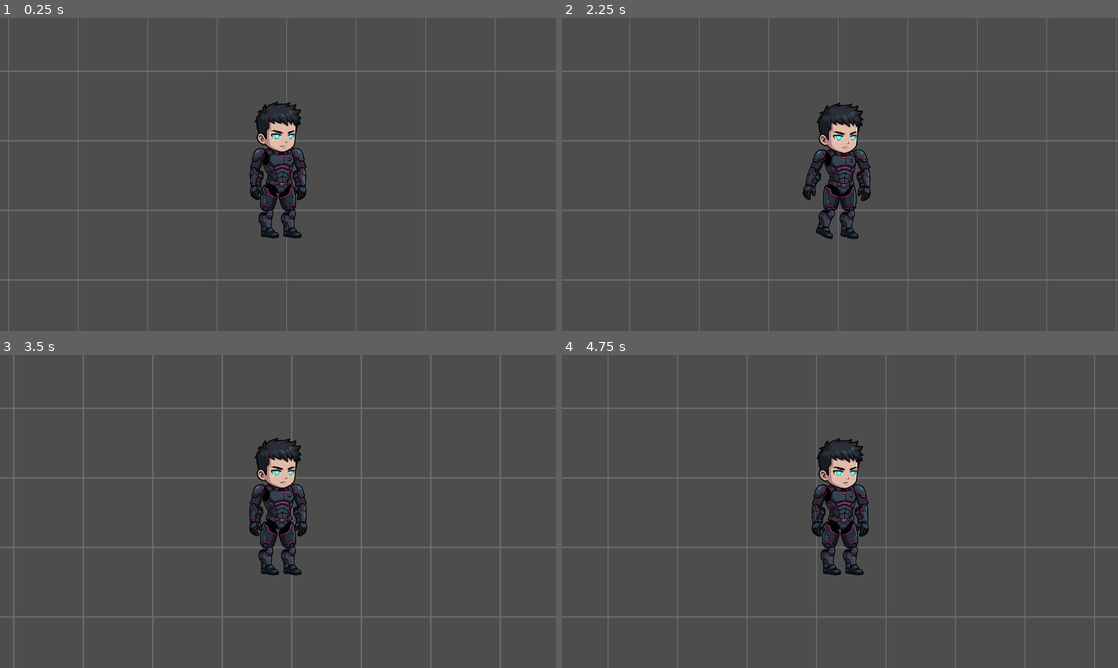
Above: before the commit, frames 1-4 (two rows, left to right).
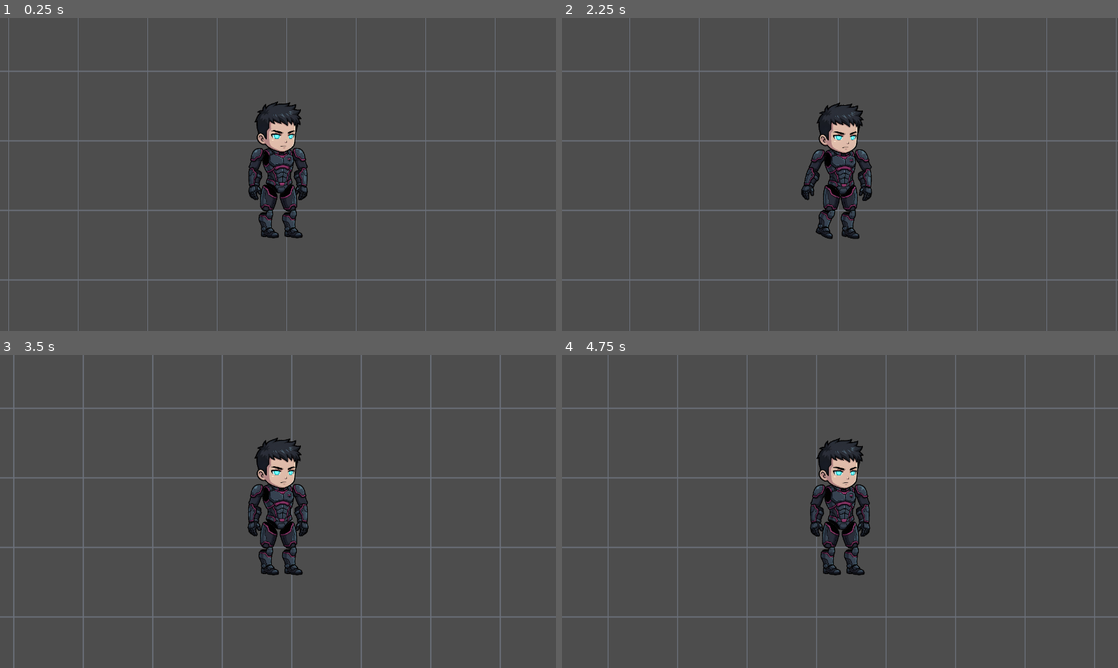
Above: after the commit, the same moments.

Repository: Poolchaos/vesper-reach-godot
Game: Godot game, scene res://scenes/test_scene.tscn
Same seed, same stepped clock (60 frames per second), same inputs: the game is played once before the commit and once after it.
Inputs (mouse positions are in pixels of both pictures, inside the frame that each line leads up to):
- Up to frame 1 (0.25 s): no input
- Up to frame 2 (2.25 s): tap Enter at 0.5 s; move the mouse to (962, 158) at 0.52 s; hold D (move_right) 0.53-1.25 s; hold Shift 0.53-1.25 s; click (962, 158) at 0.67 s; drag from (728, 190) to (812, 237) at 1.27 s; move the mouse to (895, 105) at 2.02 s; hold D (move_right) from 2.03 s (still down); tap Ctrl at 2.1 s
- Up to frame 3 (3.5 s): release D (move_right) at 2.75 s; drag from (250, 574) to (111, 464) at 2.77 s
- Up to frame 4 (4.75 s): move the mouse to (1006, 558) at 3.52 s; hold A (move_left) 3.53-4.25 s; tap Alt at 3.6 s; drag from (673, 464) to (756, 433) at 4.27 s

The runs differ from the first frame. In frame 1, 0.6% of the frame differs, in the area x 44-56%, y 41-71%; in frame 2, 0.6%; in frame 3, 0.6%; in frame 4, 0.6%.

Commit message:
tune(m2): hands out from torso, right leg shifted right

Diff:
--- a/game/scenes/character_rig.tscn
+++ b/game/scenes/character_rig.tscn
@@ -49,7 +49,7 @@
 "times": PackedFloat32Array(0, 1.2, 2.4),
 "transitions": PackedFloat32Array(1, 1, 1),
 "update": 0,
-"values": [Vector2(-132, -641), Vector2(-132, -655), Vector2(-132, -641)]
+"values": [Vector2(-142, -641), Vector2(-142, -655), Vector2(-142, -641)]
 }
 tracks/3/type = "value"
 tracks/3/imported = false
@@ -61,7 +61,7 @@
 "times": PackedFloat32Array(0, 1.2, 2.4),
 "transitions": PackedFloat32Array(1, 1, 1),
 "update": 0,
-"values": [Vector2(133, -641), Vector2(133, -655), Vector2(133, -641)]
+"values": [Vector2(142, -641), Vector2(142, -655), Vector2(142, -641)]
 }
 tracks/4/type = "value"
 tracks/4/imported = false
@@ -109,7 +109,7 @@
 "times": PackedFloat32Array(0),
 "transitions": PackedFloat32Array(1),
 "update": 0,
-"values": [Vector2(61, -402)]
+"values": [Vector2(68, -402)]
 }
 tracks/8/type = "value"
 tracks/8/imported = false
@@ -221,7 +221,7 @@
 "times": PackedFloat32Array(0, 0.15, 0.3, 0.45, 0.6),
 "transitions": PackedFloat32Array(1, 1, 1, 1, 1),
 "update": 0,
-"values": [Vector2(-132, -635), Vector2(-132, -649), Vector2(-132, -635), Vector2(-132, -649), Vector2(-132, -635)]
+"values": [Vector2(-142, -635), Vector2(-142, -649), Vector2(-142, -635), Vector2(-142, -649), Vector2(-142, -635)]
 }
 tracks/3/type = "value"
 tracks/3/imported = false
@@ -233,7 +233,7 @@
 "times": PackedFloat32Array(0, 0.15, 0.3, 0.45, 0.6),
 "transitions": PackedFloat32Array(1, 1, 1, 1, 1),
 "update": 0,
-"values": [Vector2(133, -635), Vector2(133, -649), Vector2(133, -635), Vector2(133, -649), Vector2(133, -635)]
+"values": [Vector2(142, -635), Vector2(142, -649), Vector2(142, -635), Vector2(142, -649), Vector2(142, -635)]
 }
 tracks/4/type = "value"
 tracks/4/imported = false
@@ -338,58 +338,58 @@
 &"walk": SubResource("Animation_ospmc")
 }
 
-[node name="CharacterRig" type="Node2D" unique_id=695264557]
+[node name="CharacterRig" type="Node2D" unique_id=1680822978]
 scale = Vector2(0.14, 0.14)
 script = ExtResource("1_ggvnm")
 
-[node name="UpperArmRight" type="Sprite2D" parent="." unique_id=341456179]
-position = Vector2(133, -641)
+[node name="UpperArmRight" type="Sprite2D" parent="." unique_id=879139007]
+position = Vector2(142, -641)
 texture = ExtResource("2_8ahhj")
 offset = Vector2(0, 80)
 
-[node name="ForearmRight" type="Sprite2D" parent="UpperArmRight" unique_id=1244582912]
+[node name="ForearmRight" type="Sprite2D" parent="UpperArmRight" unique_id=746514741]
 position = Vector2(5, 126)
 texture = ExtResource("3_m6q61")
 offset = Vector2(0, 113)
 
-[node name="ThighRight" type="Sprite2D" parent="." unique_id=976811484]
-position = Vector2(61, -402)
+[node name="ThighRight" type="Sprite2D" parent="." unique_id=144147168]
+position = Vector2(68, -402)
 texture = ExtResource("4_c1uqr")
 offset = Vector2(0, 93)
 
-[node name="ShinRight" type="Sprite2D" parent="ThighRight" unique_id=1025299493]
+[node name="ShinRight" type="Sprite2D" parent="ThighRight" unique_id=2057827121]
 position = Vector2(26, 162)
 texture = ExtResource("5_1l3yo")
 offset = Vector2(0, 99)
 
-[node name="Torso" type="Sprite2D" parent="." unique_id=143704983]
+[node name="Torso" type="Sprite2D" parent="." unique_id=254234186]
 position = Vector2(0, -502)
 texture = ExtResource("6_p7ucn")
 
-[node name="ThighLeft" type="Sprite2D" parent="." unique_id=792876217]
+[node name="ThighLeft" type="Sprite2D" parent="." unique_id=1185082741]
 position = Vector2(-61, -402)
 texture = ExtResource("7_boeah")
 offset = Vector2(0, 94)
 
-[node name="ShinLeft" type="Sprite2D" parent="ThighLeft" unique_id=2132639251]
+[node name="ShinLeft" type="Sprite2D" parent="ThighLeft" unique_id=33458595]
 position = Vector2(0, 162)
 texture = ExtResource("8_fvh67")
 offset = Vector2(0, 99)
 
-[node name="UpperArmLeft" type="Sprite2D" parent="." unique_id=894112794]
-position = Vector2(-132, -641)
+[node name="UpperArmLeft" type="Sprite2D" parent="." unique_id=687793348]
+position = Vector2(-142, -641)
 texture = ExtResource("9_3nxt1")
 offset = Vector2(0, 80)
 
-[node name="ForearmLeft" type="Sprite2D" parent="UpperArmLeft" unique_id=1214853983]
+[node name="ForearmLeft" type="Sprite2D" parent="UpperArmLeft" unique_id=897028085]
 position = Vector2(-6, 126)
 texture = ExtResource("10_iuy35")
 offset = Vector2(0, 113)
 
-[node name="Head" type="Sprite2D" parent="." unique_id=1695492733]
+[node name="Head" type="Sprite2D" parent="." unique_id=1638800998]
 position = Vector2(0, -601)
 texture = ExtResource("11_u8060")
 offset = Vector2(0, -173)
 
-[node name="AnimationPlayer" type="AnimationPlayer" parent="." unique_id=584750410]
+[node name="AnimationPlayer" type="AnimationPlayer" parent="." unique_id=1987560281]
 libraries/ = SubResource("AnimationLibrary_0leuh")
--- a/game/scenes/player.tscn
+++ b/game/scenes/player.tscn
@@ -7,17 +7,17 @@
 [sub_resource type="RectangleShape2D" id="RectangleShape2D_tuyoq"]
 size = Vector2(40, 100)
 
-[node name="Player" type="CharacterBody2D" unique_id=642147551]
+[node name="Player" type="CharacterBody2D" unique_id=895674817]
 script = ExtResource("1_qhqgy")
 
-[node name="CollisionShape2D" type="CollisionShape2D" parent="." unique_id=786076350]
+[node name="CollisionShape2D" type="CollisionShape2D" parent="." unique_id=151072790]
 position = Vector2(0, -50)
 shape = SubResource("RectangleShape2D_tuyoq")
 
-[node name="Visual" type="Node2D" parent="." unique_id=695264557 instance=ExtResource("2_dqkch")]
+[node name="Visual" type="Node2D" parent="." unique_id=1680822978 instance=ExtResource("2_dqkch")]
 scale = Vector2(0.14, 0.14)
 script = ExtResource("3_qlg0r")
 
-[node name="Camera2D" type="Camera2D" parent="." unique_id=1401950579]
+[node name="Camera2D" type="Camera2D" parent="." unique_id=1785760117]
 position = Vector2(0, -65)
 zoom = Vector2(2.5, 2.5)
